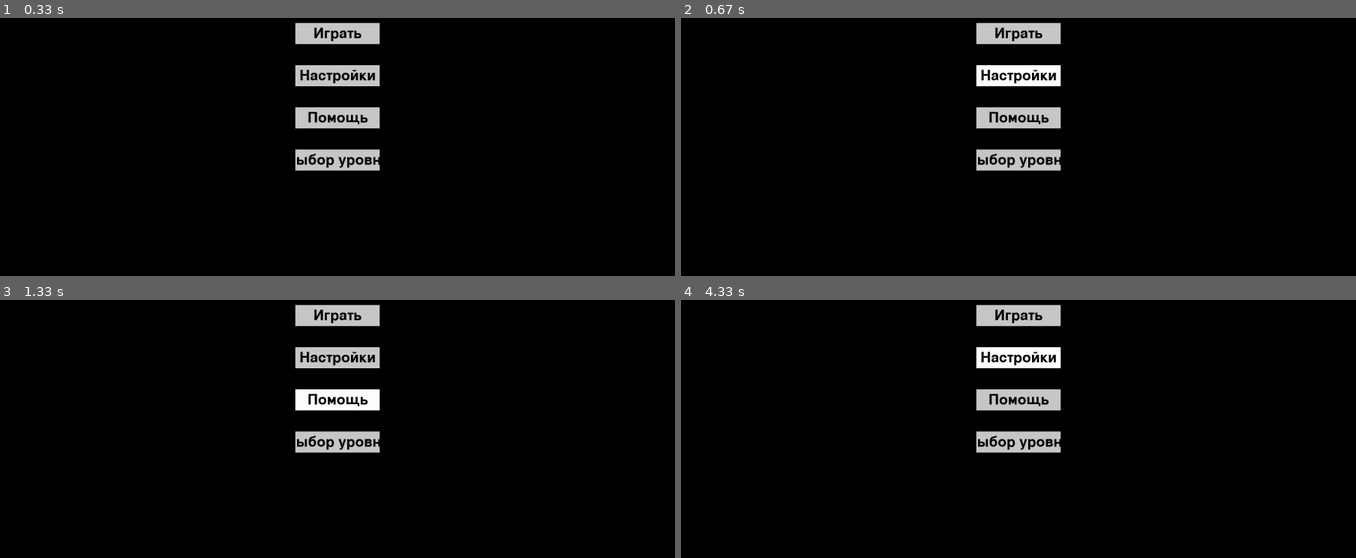
Above: before the commit, frames 1-4 (two rows, left to right).
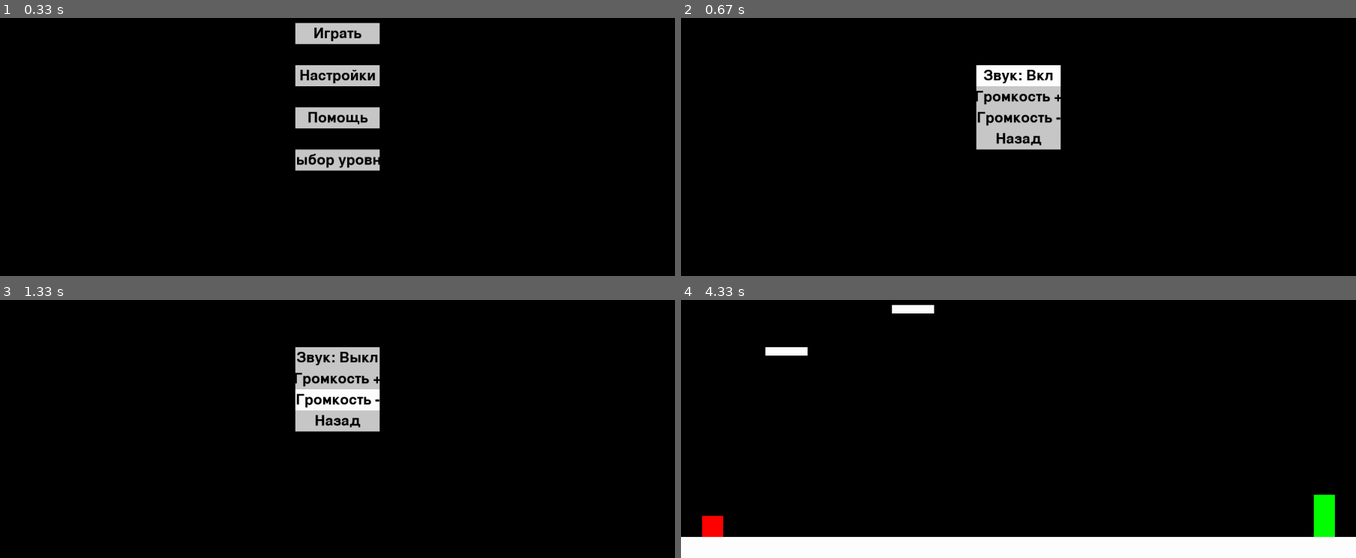
Above: after the commit, the same moments.

Repository: remalQ/pygame-project
Game: pygame game, started from main_prototype.py
Two runs of this game, one before a commit and one after it. Both use one fixed random seed, a clock stepped at 60 frames per second and the inputs below.
Inputs (mouse positions are in pixels of both pictures, inside the frame that each line leads up to):
- Up to frame 1 (0.33 s): no input
- Up to frame 2 (0.67 s): click "Настройки" at 0.38 s
- Up to frame 3 (1.33 s): click (337, 356) at 0.72 s, where only the run after the commit has a clickable "Звук: Вкл"; click (344, 392) at 1.05 s
- Up to frame 4 (4.33 s): click (1086, 452) at 1.38 s; click (1018, 421) at 2.22 s, where only the run after the commit has a clickable "Назад"; click (1025, 408) at 2.55 s; click (1018, 413) at 2.88 s; click "Выбор уровня" at 3.72 s; click (1018, 356) at 4.05 s, where only the run after the commit has a clickable "Уровень 1"

Frame 1 is identical in both runs. In frame 2, 4.4% of the frame differs, in the area x 43-57%, y 1-60%; in frame 3, 4.4%; in frame 4, 14%, in the area x 0-100%, y 1-100%.

Commit message:
fixed menu buttons

Diff:
--- a/main_prototype.py
+++ b/main_prototype.py
@@ -93,6 +93,7 @@
         self.hovered = False
 
     def draw(self, screen):
+        # Отрисовка кнопки с учётом состояния hovered
         pygame.draw.rect(screen, self.hover_color if self.hovered else self.color, self.rect)
         text_surface = small_font.render(self.text, True, BLACK)
         text_rect = text_surface.get_rect(center=self.rect.center)
@@ -102,6 +103,7 @@
         self.hovered = self.rect.collidepoint(mouse_pos)
 
     def is_clicked(self, mouse_pos):
+        self.check_hover(mouse_pos)
         return self.hovered
 
 
@@ -206,6 +208,99 @@
                 if main_menu_button.is_clicked(mouse_pos):
                     self.show_main_menu()
 
+    def show_settings(self):
+        settings_menu = True
+        back_button = Button("Назад", WIDTH // 2 - 100, HEIGHT // 2 + 100, 200, 50, GRAY, WHITE)
+        sound_button = Button("Звук: Вкл" if self.sound_enabled else "Звук: Выкл", WIDTH // 2 - 100, HEIGHT // 2 - 50, 200, 50, GRAY, WHITE)
+        volume_up_button = Button("Громкость +", WIDTH // 2 - 100, HEIGHT // 2, 200, 50, GRAY, WHITE)
+        volume_down_button = Button("Громкость -", WIDTH // 2 - 100, HEIGHT // 2 + 50, 200, 50, GRAY, WHITE)
+
+        while settings_menu:
+            clock.tick(FPS)
+            for event in pygame.event.get():
+                if event.type == pygame.QUIT:
+                    pygame.quit()
+                    sys.exit()
+                elif event.type == pygame.MOUSEBUTTONDOWN:
+                    if back_button.is_clicked(mouse_pos):
+                        settings_menu = False
+                    if sound_button.is_clicked(mouse_pos):
+                        self.sound_enabled = not self.sound_enabled
+                        sound_button.text = "Звук: Вкл" if self.sound_enabled else "Звук: Выкл"
+                    if volume_up_button.is_clicked(mouse_pos):
+                        self.volume = min(1.0, self.volume + 0.1)
+                    if volume_down_button.is_clicked(mouse_pos):
+                        self.volume = max(0.0, self.volume - 0.1)
+
+            screen.fill(BLACK)
+            mouse_pos = pygame.mouse.get_pos()
+
+            back_button.check_hover(mouse_pos)
+            sound_button.check_hover(mouse_pos)
+            volume_up_button.check_hover(mouse_pos)
+            volume_down_button.check_hover(mouse_pos)
+
+            back_button.draw(screen)
+            sound_button.draw(screen)
+            volume_up_button.draw(screen)
+            volume_down_button.draw(screen)
+
+            pygame.display.flip()
+
+    def show_help(self):
+        help_menu = True
+        back_button = Button("Назад", WIDTH // 2 - 100, HEIGHT // 2 + 100, 200, 50, GRAY, WHITE)
+
+        while help_menu:
+            clock.tick(FPS)
+            for event in pygame.event.get():
+                if event.type == pygame.QUIT:
+                    pygame.quit()
+                    sys.exit()
+                elif event.type == pygame.MOUSEBUTTONDOWN:
+                    if back_button.is_clicked(mouse_pos):
+                        help_menu = False
+
+            screen.fill(BLACK)
+            mouse_pos = pygame.mouse.get_pos()
+
+            help_text = small_font.render("Управление: WASD, Прыжок: W", True, WHITE)
+            screen.blit(help_text, (WIDTH // 2 - 150, HEIGHT // 2 - 50))
+
+            back_button.check_hover(mouse_pos)
+            back_button.draw(screen)
+
+            pygame.display.flip()
+
+    def show_level_select(self):
+        level_select_menu = True
+        back_button = Button("Назад", WIDTH // 2 - 100, HEIGHT // 2 + 100, 200, 50, GRAY, WHITE)
+        level1_button = Button("Уровень 1", WIDTH // 2 - 100, HEIGHT // 2 - 50, 200, 50, GRAY, WHITE)
+
+        while level_select_menu:
+            clock.tick(FPS)
+            for event in pygame.event.get():
+                if event.type == pygame.QUIT:
+                    pygame.quit()
+                    sys.exit()
+                elif event.type == pygame.MOUSEBUTTONDOWN:
+                    if level1_button.is_clicked(mouse_pos):
+                        level_select_menu = False
+                        self.run()
+                    if back_button.is_clicked(mouse_pos):
+                        level_select_menu = False
+
+            screen.fill(BLACK)
+            mouse_pos = pygame.mouse.get_pos()
+
+            level1_button.check_hover(mouse_pos)
+            back_button.check_hover(mouse_pos)
+
+            level1_button.draw(screen)
+            back_button.draw(screen)
+
+            pygame.display.flip()
+
     def show_main_menu(self):
         main_menu = True
         play_button = Button("Играть", WIDTH // 2 - 100, HEIGHT // 2 - 150, 200, 50, GRAY, WHITE)
@@ -219,22 +314,7 @@
                 if event.type == pygame.QUIT:
                     pygame.quit()
                     sys.exit()
-
-            screen.fill(BLACK)
-            mouse_pos = pygame.mouse.get_pos()
-
-            play_button.check_hover(mouse_pos)
-            settings_button.check_hover(mouse_pos)
-            help_button.check_hover(mouse_pos)
-            level_select_button.check_hover(mouse_pos)
-
-            play_button.draw(screen)
-            settings_button.draw(screen)
-            help_button.draw(screen)
-            level_select_button.draw(screen)
-
-            for event in pygame.event.get():
-                if event.type == pygame.MOUSEBUTTONDOWN:
+                elif event.type == pygame.MOUSEBUTTONDOWN:
                     if play_button.is_clicked(mouse_pos):
                         main_menu = False
                         self.run()
@@ -245,104 +325,18 @@
                     if level_select_button.is_clicked(mouse_pos):
                         self.show_level_select()
 
-            pygame.display.flip()
-
-    def show_settings(self):
-        settings_menu = True
-        back_button = Button("Назад", WIDTH // 2 - 100, HEIGHT // 2 + 100, 200, 50, GRAY, WHITE)
-        sound_button = Button("Звук: Вкл" if self.sound_enabled else "Звук: Выкл", WIDTH // 2 - 100, HEIGHT // 2 - 50, 200, 50, GRAY, WHITE)
-        volume_up_button = Button("Громкость +", WIDTH // 2 - 100, HEIGHT // 2, 200, 50, GRAY, WHITE)
-        volume_down_button = Button("Громкость -", WIDTH // 2 - 100, HEIGHT // 2 + 50, 200, 50, GRAY, WHITE)
-
-        while settings_menu:
-            clock.tick(FPS)
-            for event in pygame.event.get():
-                if event.type == pygame.QUIT:
-                    pygame.quit()
-                    sys.exit()
-
             screen.fill(BLACK)
             mouse_pos = pygame.mouse.get_pos()
 
-            back_button.check_hover(mouse_pos)
-            sound_button.check_hover(mouse_pos)
-            volume_up_button.check_hover(mouse_pos)
-            volume_down_button.check_hover(mouse_pos)
-
-            back_button.draw(screen)
-            sound_button.draw(screen)
-            volume_up_button.draw(screen)
-            volume_down_button.draw(screen)
-
-            for event in pygame.event.get():
-                if event.type == pygame.MOUSEBUTTONDOWN:
-                    if back_button.is_clicked(mouse_pos):
-                        settings_menu = False
-                    if sound_button.is_clicked(mouse_pos):
-                        self.sound_enabled = not self.sound_enabled
-                        sound_button.text = "Звук: Вкл" if self.sound_enabled else "Звук: Выкл"
-                    if volume_up_button.is_clicked(mouse_pos):
-                        self.volume = min(1.0, self.volume + 0.1)
-                    if volume_down_button.is_clicked(mouse_pos):
-                        self.volume = max(0.0, self.volume - 0.1)
-
-            pygame.display.flip()
-
-    def show_help(self):
-        help_menu = True
-        back_button = Button("Назад", WIDTH // 2 - 100, HEIGHT // 2 + 100, 200, 50, GRAY, WHITE)
-
-        while help_menu:
-            clock.tick(FPS)
-            for event in pygame.event.get():
-                if event.type == pygame.QUIT:
-                    pygame.quit()
-                    sys.exit()
-
-            screen.fill(BLACK)
-            mouse_pos = pygame.mouse.get_pos()
-
-            help_text = small_font.render("Управление: WASD, Прыжок: W", True, WHITE)
-            screen.blit(help_text, (WIDTH // 2 - 150, HEIGHT // 2 - 50))
-
-            back_button.check_hover(mouse_pos)
-            back_button.draw(screen)
-
-            for event in pygame.event.get():
-                if event.type == pygame.MOUSEBUTTONDOWN:
-                    if back_button.is_clicked(mouse_pos):
-                        help_menu = False
-
-            pygame.display.flip()
-
-    def show_level_select(self):
-        level_select_menu = True
-        back_button = Button("Назад", WIDTH // 2 - 100, HEIGHT // 2 + 100, 200, 50, GRAY, WHITE)
-        level1_button = Button("Уровень 1", WIDTH // 2 - 100, HEIGHT // 2 - 50, 200, 50, GRAY, WHITE)
-
-        while level_select_menu:
-            clock.tick(FPS)
-            for event in pygame.event.get():
-                if event.type == pygame.QUIT:
-                    pygame.quit()
-                    sys.exit()
-
-            screen.fill(BLACK)
-            mouse_pos = pygame.mouse.get_pos()
-
-            level1_button.check_hover(mouse_pos)
-            back_button.check_hover(mouse_pos)
-
-            level1_button.draw(screen)
-            back_button.draw(screen)
-
-            for event in pygame.event.get():
-                if event.type == pygame.MOUSEBUTTONDOWN:
-                    if level1_button.is_clicked(mouse_pos):
-                        level_select_menu = False
-                        self.run()
-                    if back_button.is_clicked(mouse_pos):
-                        level_select_menu = False
+            play_button.check_hover(mouse_pos)
+            settings_button.check_hover(mouse_pos)
+            help_button.check_hover(mouse_pos)
+            level_select_button.check_hover(mouse_pos)
+
+            play_button.draw(screen)
+            settings_button.draw(screen)
+            help_button.draw(screen)
+            level_select_button.draw(screen)
 
             pygame.display.flip()
 
